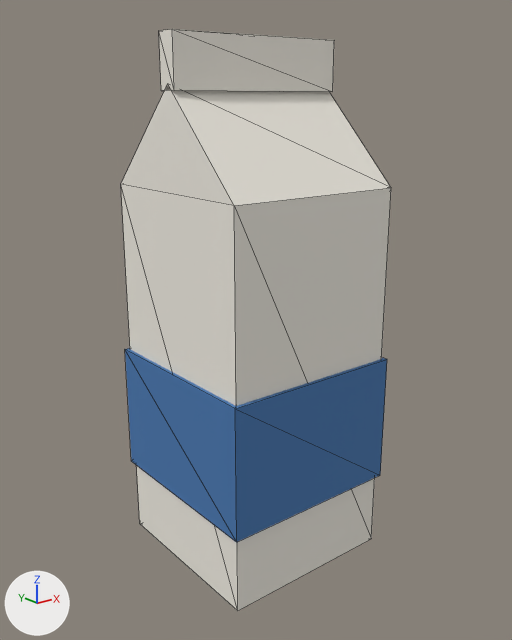
The glTF model packages/world3d/assets/props/milk_carton.glb as it was, and as the next commit left it.
One viewpoint serves both versions: a 50 mm camera at (-0.163, -0.205, 0.176) aimed at (0.0, -0.002, 0.094). Arrows for +X, +Y and +Z are at lower left; the lights stay in place. The first picture is the older version. Mesh edges are drawn as thin lines. Vertices at exactly the same position are counted once.

In view in the first picture: 'milk_carton'.
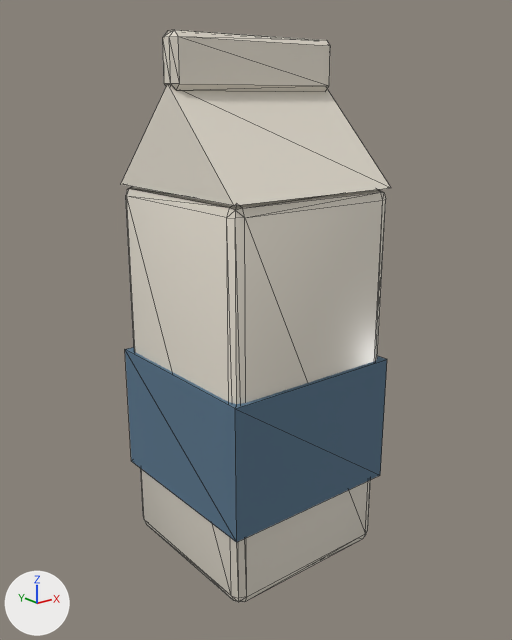
What differs and where, as boxes [x1, y1, x2, y2] in the pictures (512 x 640 px):
'milk_carton', reshaped: before [121, 29, 391, 611]; after [121, 30, 391, 602]
part 1 of me_milk_carton, rebuilt: before [159, 29, 334, 92]; after [163, 30, 330, 92]
part 2 of me_milk_carton, added (pale yellow): after [126, 187, 386, 602]
part 3 of me_milk_carton, cut back: before [121, 185, 391, 611]
part 4 of me_milk_carton, recoloured (white to pale yellow): [121, 84, 391, 206] in both
part 5 of me_milk_carton, recoloured: [125, 348, 387, 542] in both

Diff of the bpy script that builds the scene:
```diff
--- a/packages/world3d/assets/props/milk_carton.glb.py
+++ b/packages/world3d/assets/props/milk_carton.glb.py
@@ mat_bld_zinc @@
+mat_bld_zinc = principled_material('bld_zinc')
+mat_bld_zinc.base_color = (0.0931, 0.171, 0.254)  # blue #56738a
+mat_bld_zinc.roughness = 0.9
@@ mat_pi_ceramic @@
+mat_pi_ceramic = principled_material('pi_ceramic')
+mat_pi_ceramic.base_color = (0.807, 0.753, 0.651)  # pale yellow #e8e1d3
+mat_pi_ceramic.roughness = 0.3
@@ me_milk_carton @@
 # used by ob_milk_carton; location = (0.0, 0.0, 0.0)
-me_milk_carton.from_pydata(...)  # 26 vertices, 42 faces; spans x -0.036..0.036, y -0.036..0.036, z 0.0..0.196
+me_milk_carton.from_pydata(...)  # 94 vertices, 172 faces; spans x -0.036..0.036, y -0.036..0.036, z 0.0..0.196
+# me_milk_carton part 1: the loose piece of 8 vertices spanning x -0.035..0.035, y -0.004..0.004, z 0.178..0.196 is rebuilt with 24 vertices and now spans x -0.035..0.035, y -0.004..0.004, z 0.178..0.196, in mat_pi_ceramic (pale yellow #e8e1d3)
+# me_milk_carton part 2: a new loose piece of 56 vertices spanning x -0.035..0.035, y -0.035..0.035, z 0.0..0.145, in mat_pi_ceramic (pale yellow #e8e1d3)
+# me_milk_carton part 3
+# 4 vertices are removed from x -0.035..0.035, y -0.035..0.035, z 0.0
+# 12 faces are deleted
+# 2 new faces join them, mat_pi_ceramic (pale yellow #e8e1d3)
+# me_milk_carton part 4: 8 faces spanning x -0.035..0.035, y -0.035..0.035, z 0.145..0.18 switch from mat_cloth_white (white #efebe1) to mat_pi_ceramic (pale yellow #e8e1d3)
+# me_milk_carton part 5: 12 faces spanning x -0.036..0.036, y -0.036..0.036, z 0.03..0.08 switch from mat_work_blue (blue #4677b0) to mat_bld_zinc (blue #56738a)
```
